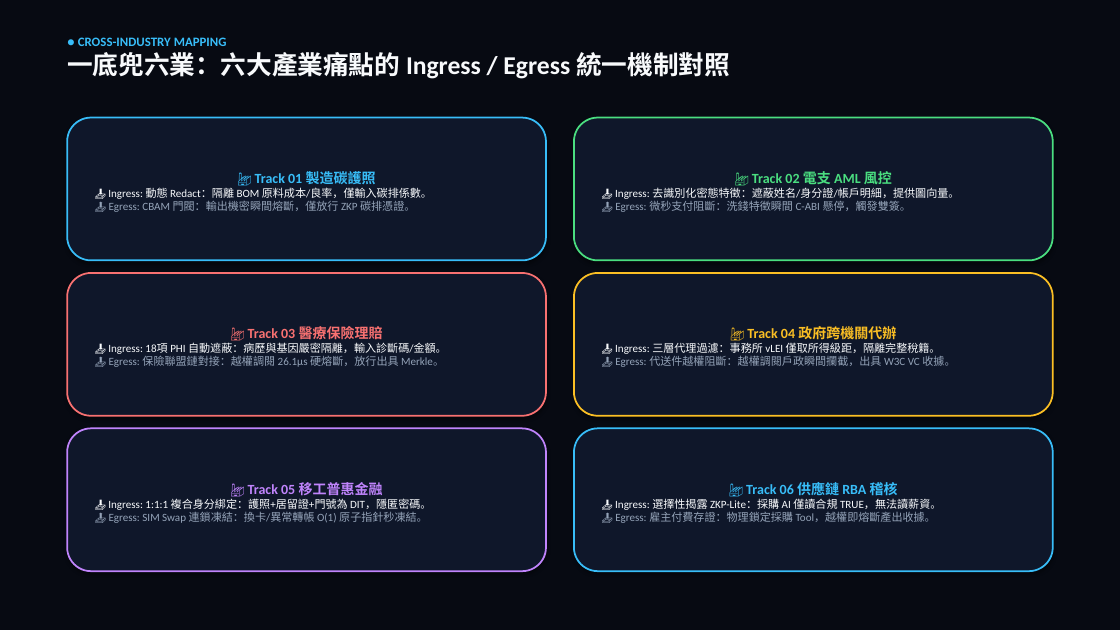
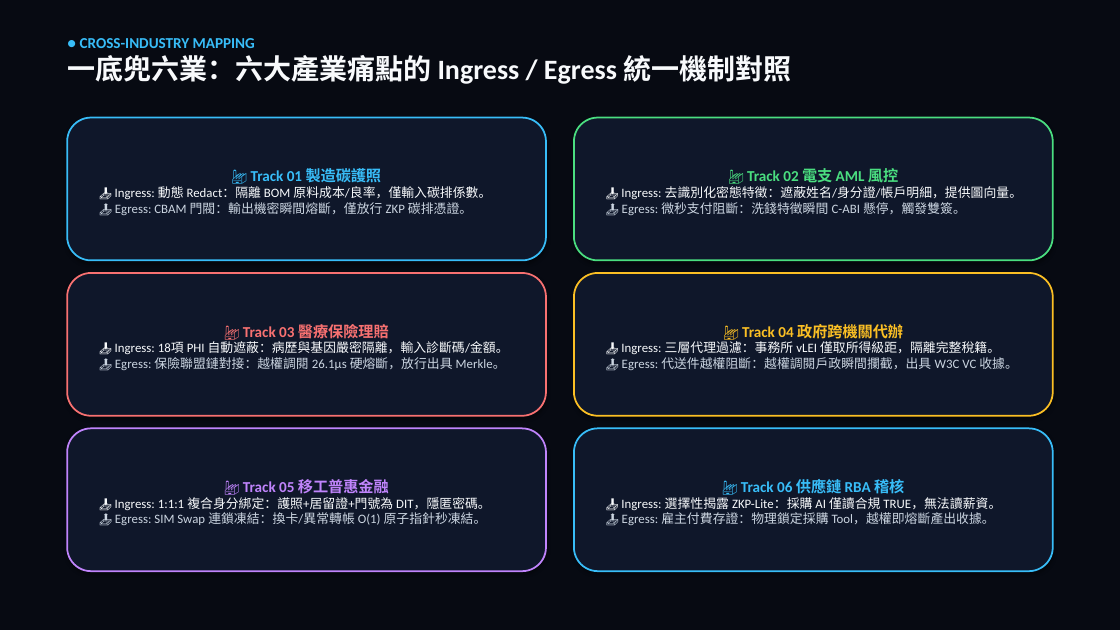
Before and after one commit to Top-Celestial-Company-Ltd/DROS-Hackathon-Showcase, a slide deck: slide 6 of DROS_DEMO.pptx (slide 5 before the commit). Drawn at 1120x630 pixels with LibreOffice and Linux fonts; fonts in the diff are those of the drawing. Boxes give left, top, right and bottom in pixels: in the first picture for what was removed or moved away, otherwise in the second. Text is boxed around its words. In the diff, an @@ line names an element or a change of style, - is before the commit and + after.

```diff
--- a/DROS_DEMO.pptx
+++ b/DROS_DEMO.pptx
@@ text "● CROSS-INDUSTRY MAPPING" at [67,38,791,84]: size 11 to 13 pt in "● CROSS-INDUSTRY MAPPING"; size 22 to 24 pt in "一底兜六業：六大產業痛點的 Ingress / Egress 統一機制對照" @@
@@ rounded rectangle "🏭 Track 01 製造碳護照" at [67,118,546,260]: size 12 to 13 pt in "🏭 Track 01 製造碳護照"; size 9.5 to 11 pt in "📥 Ingress: 動態 Redact：隔離 BOM 原料成本/良率，僅輸入碳排係數。", "📤 Egress: CBAM 門閥：輸出機密瞬間熔斷，僅放行 ZKP 碳排憑證。"; text colour #94A3B8 to #CBD5E1 in "📤 Egress: CBAM 門閥：輸出機密瞬間熔斷，僅放行 ZKP 碳排憑證。" @@
@@ rounded rectangle "🏭 Track 02 電支 AML ..." at [574,118,1053,260]: size 12 to 13 pt in "🏭 Track 02 電支 AML 風控"; size 9.5 to 11 pt in "📥 Ingress: 去識別化密態特徵：遮蔽姓名/身分證/帳戶明細，提供圖向量。", "📤 Egress: 微秒支付阻斷：洗錢特徵瞬間 C-ABI 懸停，觸發雙簽。"; text colour #94A3B8 to #CBD5E1 in "📤 Egress: 微秒支付阻斷：洗錢特徵瞬間 C-ABI 懸停，觸發雙簽。" @@
@@ rounded rectangle "🏭 Track 03 醫療保險理賠" at [67,273,546,416]: size 12 to 13 pt in "🏭 Track 03 醫療保險理賠"; size 9.5 to 11 pt in "📥 Ingress: 18項 PHI 自動遮蔽：病歷與基因嚴密隔離，輸入診斷碼/金額。", "📤 Egress: 保險聯盟鏈對接：越權調閱 26.1μs 硬熔斷，放行出具 Merkle。"; text colour #94A3B8 to #CBD5E1 in "📤 Egress: 保險聯盟鏈對接：越權調閱 26.1μs 硬熔斷，放行出具 Merkle。" @@
@@ rounded rectangle "🏭 Track 04 政府跨機關代辦" at [574,273,1053,416]: size 12 to 13 pt in "🏭 Track 04 政府跨機關代辦"; size 9.5 to 11 pt in "📥 Ingress: 三層代理過濾：事務所 vLEI 僅取所得級距，隔離完整稅籍。", "📤 Egress: 代送件越權阻斷：越權調閱戶政瞬間攔截，出具 W3C VC 收據。"; text colour #94A3B8 to #CBD5E1 in "📤 Egress: 代送件越權阻斷：越權調閱戶政瞬間攔截，出具 W3C VC 收據。" @@
@@ rounded rectangle "🏭 Track 05 移工普惠金融" at [67,429,546,571]: size 12 to 13 pt in "🏭 Track 05 移工普惠金融"; size 9.5 to 11 pt in "📥 Ingress: 1:1:1 複合身分綁定：護照+居留證+門號為 DIT，隱匿密碼。", "📤 Egress: SIM Swap 連鎖凍結：換卡/異常轉帳 O(1) 原子指針秒凍結。"; text colour #94A3B8 to #CBD5E1 in "📤 Egress: SIM Swap 連鎖凍結：換卡/異常轉帳 O(1) 原子指針秒凍結。" @@
@@ rounded rectangle "🏭 Track 06 供應鏈 RBA ..." at [574,429,1053,571]: size 12 to 13 pt in "🏭 Track 06 供應鏈 RBA 稽核"; size 9.5 to 11 pt in "📥 Ingress: 選擇性揭露 ZKP-Lite：採購 AI 僅讀合規 TRUE，無法讀薪資。", "📤 Egress: 雇主付費存證：物理鎖定採購 Tool，越權即熔斷產出收據。"; text colour #94A3B8 to #CBD5E1 in "📤 Egress: 雇主付費存證：物理鎖定採購 Tool，越權即熔斷產出收據。" @@
```
Also in this commit, not shown: 7 other slides changed, 1 slide added.
